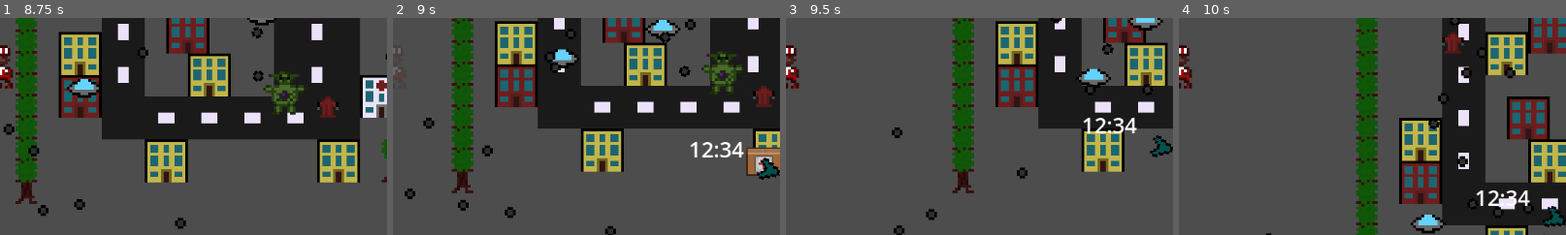
Above: before the commit, frames 1-4 (left to right).
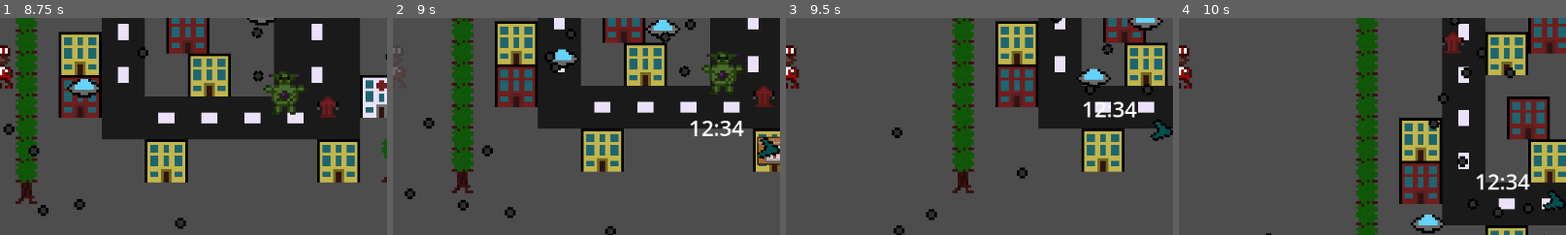
Above: after the commit, the same moments.

Repository: Lila-Kuhlt/Close-Encounters-of-the-Jeff-Kind
Game: Godot game, scene res://scenes/World.tscn
Two runs of this game, one before a commit and one after it. Both use one fixed random seed, a clock stepped at 60 frames per second and the inputs below.
Inputs:
- Up to frame 1 (8.75 s): tap Enter at 0.5 s; hold D (right) 0.53-1.28 s; tap Space at 1.25 s; hold S (down) 1.28-2.03 s; hold D (right) 2.03-2.78 s; hold W (up) 2.78-3.53 s; hold A (left) 3.53-5.03 s; hold S (down) 5.03-5.78 s; hold D (right) 5.78-6.53 s; hold W (up) 6.53-7.28 s; hold D (right) 7.28-8.03 s; hold S (down) from 8.03 s (still down)
- Up to frame 2 (9 s): release S (down) at 8.78 s; hold A (left) from 8.78 s (still down)
- Up to frame 3 (9.5 s): keep holding A (left)
- Up to frame 4 (10 s): release A (left) at 9.53 s; hold W (up) from 9.53 s (still down)
The pictures show only the part of the screen within x 50-100%, y 39-89%; the shares and areas given below are measured in that part.

Frame 1 is identical in both runs. In frame 2, 2.4% of the frame differs, in the area x 76-100%, y 47-75%; in frame 3, 1.5%; in frame 4, 1.5%.

Commit message:
Fix destination and package positions

Diff:
--- a/godot/scenes/Destination.tscn
+++ b/godot/scenes/Destination.tscn
@@ -1,6 +1,6 @@
 [gd_scene load_steps=2 format=3 uid="uid://btkwewx7osipr"]
 
-[sub_resource type="CircleShape2D" id="CircleShape2D_qrjif"]
+[sub_resource type="RectangleShape2D" id="RectangleShape2D_xwa6t"]
 
 [node name="Destination" type="Node2D"]
 
@@ -9,4 +9,4 @@
 collision_mask = 0
 
 [node name="CollisionShape2D" type="CollisionShape2D" parent="Area2D"]
-shape = SubResource("CircleShape2D_qrjif")
+shape = SubResource("RectangleShape2D_xwa6t")
--- a/godot/scenes/Package.tscn
+++ b/godot/scenes/Package.tscn
@@ -4,8 +4,7 @@
 [ext_resource type="Texture2D" uid="uid://n2irus8kabqp" path="res://assets/package.png" id="2_f8cij"]
 [ext_resource type="Texture2D" uid="uid://cif408mrbg4gc" path="res://assets/collectables.png" id="3_jmste"]
 
-[sub_resource type="CircleShape2D" id="CircleShape2D_kccmo"]
-radius = 8.0
+[sub_resource type="RectangleShape2D" id="RectangleShape2D_j0e3u"]
 
 [sub_resource type="Animation" id="Animation_cavh4"]
 resource_name = "idle"
@@ -79,7 +78,7 @@
 monitorable = false
 
 [node name="CollisionShape2D" type="CollisionShape2D" parent="PlayerDetector"]
-shape = SubResource("CircleShape2D_kccmo")
+shape = SubResource("RectangleShape2D_j0e3u")
 
 [node name="SpritePackage" type="Sprite2D" parent="."]
 texture_filter = 1
--- a/godot/scenes/UI/Arrow.gd
+++ b/godot/scenes/UI/Arrow.gd
@@ -31,7 +31,7 @@
 		return
 	var rect := get_viewport().get_visible_rect()
 	rect.size -= Vector2(8, 8)
-	var pos := destination.get_canvas_transform() * destination.position
+	var pos: Vector2 = destination.get_canvas_transform() * (destination.position - 0.5 * $Texture.size)
 	if not rect.has_point(pos):
 		pos = translate_to_inner(pos, rect)
 
--- a/godot/scenes/World.gd
+++ b/godot/scenes/World.gd
@@ -39,10 +39,12 @@
 class TileLocation:
 	var source_id: int
 	var atlas_pos: Vector2i
+	var center_offset: Vector2
 
-	func _init(my_source_id: int, my_atlas_pos: Vector2i):
+	func _init(my_source_id: int, my_atlas_pos: Vector2i, my_center_offset: Vector2):
 		self.source_id = my_source_id
 		self.atlas_pos = my_atlas_pos
+		self.center_offset = my_center_offset
 
 func _ready():
 	package_spawn_areas = populate_areas("canPackagesSpawn")
@@ -69,18 +71,18 @@
 		var source: TileSetAtlasSource = ts.get_source(sid)
 		for tix in range(source.get_tiles_count()):
 			var xy := source.get_tile_id(tix)
-			var data = source.get_tile_data(xy, 0)
+			var data := source.get_tile_data(xy, 0)
 			if data.get_custom_data(layer_name):
-				tile_locs.append(TileLocation.new(sid, xy))
+				tile_locs.append(TileLocation.new(sid, xy, Vector2(-data.texture_origin)))
 	return tile_locs
 
 func populate_areas(layer_name: String):
-	var map: TileMap = get_node('ObjectTileMap')
+	var map: TileMap = $ObjectTileMap
 	var locs := get_areas(layer_name)
 	var areas: Array[Vector2] = []
 	for loc in locs:
 		for area in map.get_used_cells_by_id(0, loc.source_id, loc.atlas_pos):
-			areas.append(map.map_to_local(area))
+			areas.append(map.map_to_local(area) + loc.center_offset)
 	return areas
 
 func start_package_spawn_timer():
@@ -93,10 +95,12 @@
 	add_child(package)
 
 	# select spawn position
+	assert(not package_spawn_areas.is_empty())
 	var spawn_idx := randi_range(0, len(package_spawn_areas) - 1)
 	package.position = package_spawn_areas[spawn_idx]
 
 	# select destination
+	assert(not package_destination_areas.is_empty())
 	var dest_idx := randi_range(0, len(package_destination_areas) - 1)
 	package.destination = package_destination_areas[dest_idx]
 
